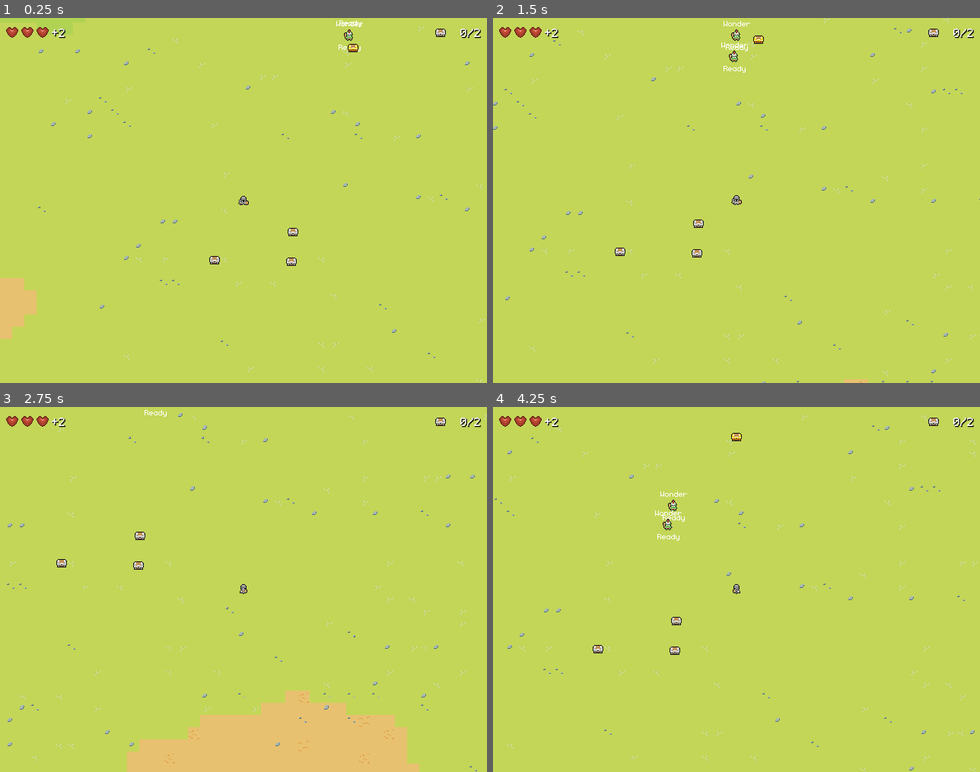
Above: before the commit, frames 1-4 (two rows, left to right).
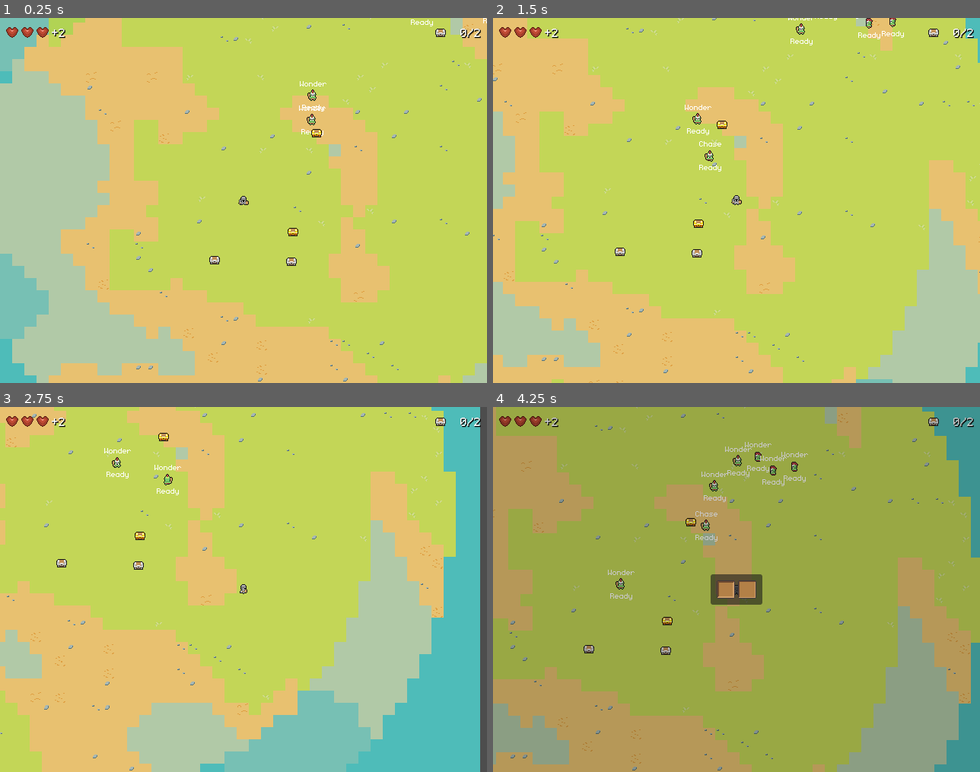
Above: after the commit, the same moments.

Repository: dmitriy-shmilo/GBIC23
Game: Godot game, scene res://main.tscn
The game is run twice, just before and just after one commit, with the same random seed, the same clock (stepped at 60 frames per second) and the same inputs.
Inputs:
- Up to frame 1 (0.25 s): no input
- Up to frame 2 (1.5 s): hold D (move_right) 0.53-1.28 s; tap Space (attack) at 0.6 s; hold S (move_down) from 1.28 s (still down); tap E (interact) at 1.35 s
- Up to frame 3 (2.75 s): release S (move_down) at 2.03 s; hold D (move_right) from 2.03 s (still down); tap Space (attack) at 2.1 s
- Up to frame 4 (4.25 s): release D (move_right) at 2.78 s; hold W (move_up) 2.78-3.53 s; tap E (interact) at 2.85 s; hold A (move_left) from 3.53 s (still down); tap Space (attack) at 3.6 s; tap Escape (pause, bound only after the commit) at 4.15 s

The runs differ from the first frame. In frame 1, 45% of the frame differs, in the area x 0-100%, y 0-100%; in frame 2, 37%; in frame 3, 51%; in frame 4, 100%.

Commit message:
Show inventory on pause.

Diff:
--- /dev/null
+++ b/gui/hud_item_cell.tres
@@ -0,0 +1,7 @@
+[gd_resource type="AtlasTexture" load_steps=2 format=3 uid="uid://bsx57e4g24q7w"]
+
+[ext_resource type="Texture2D" uid="uid://2u0ysnh8j1p4" path="res://assets/img/gui/gui.png" id="1_y7jwv"]
+
+[resource]
+atlas = ExtResource("1_y7jwv")
+region = Rect2(0, 32, 24, 24)
--- /dev/null
+++ b/gui/hud_item_cell_active.tres
@@ -0,0 +1,7 @@
+[gd_resource type="AtlasTexture" load_steps=2 format=3 uid="uid://kp50e3uhhnw0"]
+
+[ext_resource type="Texture2D" uid="uid://2u0ysnh8j1p4" path="res://assets/img/gui/gui.png" id="1_xktet"]
+
+[resource]
+atlas = ExtResource("1_xktet")
+region = Rect2(32, 32, 24, 24)
--- /dev/null
+++ b/gui/hud_item_cell_pressed.tres
@@ -0,0 +1,7 @@
+[gd_resource type="AtlasTexture" load_steps=2 format=3 uid="uid://dxhefkrqj5ut7"]
+
+[ext_resource type="Texture2D" uid="uid://2u0ysnh8j1p4" path="res://assets/img/gui/gui.png" id="1_h155y"]
+
+[resource]
+atlas = ExtResource("1_h155y")
+region = Rect2(64, 32, 24, 24)
--- /dev/null
+++ b/gui/inventory_cell.gd
@@ -0,0 +1,19 @@
+class_name InventoryCell
+extends Button
+
+@export var item: Item = null: set = _set_item
+
+@onready var _item_icon: TextureRect = $"ItemIcon"
+
+func _ready() -> void:
+	_set_item(item)
+
+
+func _set_item(value: Item) -> void:
+	item = value
+	if is_inside_tree():
+		_item_icon.texture = value.icon if value != null else null
+
+
+func _on_pressed() -> void:
+	print(1)
--- /dev/null
+++ b/gui/inventory_cell.tscn
@@ -0,0 +1,73 @@
+[gd_scene load_steps=11 format=3 uid="uid://n3qtcmjm1lqs"]
+
+[ext_resource type="Texture2D" uid="uid://bsx57e4g24q7w" path="res://gui/hud_item_cell.tres" id="1_b68mq"]
+[ext_resource type="Texture2D" uid="uid://btudcfnqkxpxv" path="res://assets/img/chests.png" id="2_2cgwp"]
+[ext_resource type="Script" path="res://gui/inventory_cell.gd" id="2_5o0f6"]
+[ext_resource type="Texture2D" uid="uid://kp50e3uhhnw0" path="res://gui/hud_item_cell_active.tres" id="2_o5fqq"]
+[ext_resource type="Texture2D" uid="uid://dxhefkrqj5ut7" path="res://gui/hud_item_cell_pressed.tres" id="3_iqjoh"]
+
+[sub_resource type="StyleBoxTexture" id="StyleBoxTexture_2kr6h"]
+content_margin_left = 0.0
+content_margin_top = 0.0
+content_margin_right = 0.0
+content_margin_bottom = 0.0
+texture = ExtResource("1_b68mq")
+texture_margin_left = 4.0
+texture_margin_top = 4.0
+texture_margin_right = 4.0
+texture_margin_bottom = 4.0
+
+[sub_resource type="StyleBoxTexture" id="StyleBoxTexture_k73ca"]
+texture = ExtResource("2_o5fqq")
+texture_margin_left = 5.0
+texture_margin_top = 5.0
+texture_margin_right = 5.0
+texture_margin_bottom = 5.0
+
+[sub_resource type="StyleBoxTexture" id="StyleBoxTexture_020yu"]
+texture = ExtResource("3_iqjoh")
+
+[sub_resource type="StyleBoxEmpty" id="StyleBoxEmpty_qrl2d"]
+
+[sub_resource type="AtlasTexture" id="AtlasTexture_ihr10"]
+atlas = ExtResource("2_2cgwp")
+region = Rect2(0, 0, 16, 16)
+
+[node name="Button" type="Button"]
+custom_minimum_size = Vector2(24, 24)
+anchors_preset = 8
+anchor_left = 0.5
+anchor_top = 0.5
+anchor_right = 0.5
+anchor_bottom = 0.5
+offset_left = -12.0
+offset_top = -12.0
+offset_right = 12.0
+offset_bottom = 12.0
+grow_horizontal = 2
+grow_vertical = 2
+theme_override_styles/normal = SubResource("StyleBoxTexture_2kr6h")
+theme_override_styles/hover = SubResource("StyleBoxTexture_k73ca")
+theme_override_styles/pressed = SubResource("StyleBoxTexture_020yu")
+theme_override_styles/disabled = SubResource("StyleBoxEmpty_qrl2d")
+theme_override_styles/focus = SubResource("StyleBoxTexture_k73ca")
+script = ExtResource("2_5o0f6")
+
+[node name="ItemIcon" type="TextureRect" parent="."]
+layout_mode = 1
+anchors_preset = 8
+anchor_left = 0.5
+anchor_top = 0.5
+anchor_right = 0.5
+anchor_bottom = 0.5
+offset_left = -8.0
+offset_top = -9.0
+offset_right = 8.0
+offset_bottom = 7.0
+grow_horizontal = 2
+grow_vertical = 2
+texture = SubResource("AtlasTexture_ihr10")
+expand_mode = 1
+stretch_mode = 2
+
+[connection signal="pressed" from="." to="." method="_on_pressed"]
--- /dev/null
+++ b/gui/pause.gd
@@ -0,0 +1,39 @@
+class_name PauseGui
+extends Control
+
+const INVENTORY_CELL_SCENE = preload("res://gui/inventory_cell.tscn")
+
+@export var inventory: InventoryComponent = null
+
+@onready var _inventory_grid: GridContainer = $"%InventoryGrid"
+
+func _ready() -> void:
+	visible = false
+	inventory.connect("changed", _on_inventory_changed)
+	_on_inventory_changed(inventory)
+
+
+func enter() -> void:
+	visible = true
+	get_tree().paused = true
+	_inventory_grid.get_child(0).call_deferred("grab_focus")
+
+
+func _unhandled_input(event: InputEvent) -> void:
+	if event.is_action_pressed("pause"):
+		visible = false
+		get_tree().paused = false
+		get_viewport().set_input_as_handled()
+
+
+func _on_inventory_changed(inventory: InventoryComponent) -> void:
+	var existing_count = _inventory_grid.get_child_count()
+	if existing_count < inventory.max_items:
+		for i in range(inventory.max_items - existing_count):
+			var cell = INVENTORY_CELL_SCENE.instantiate() as InventoryCell
+			_inventory_grid.add_child(cell)
+
+	for i in range(inventory.items.size()):
+		var item = inventory.items[i]
+		var cell = _inventory_grid.get_child(i)
+		cell.item = item
--- /dev/null
+++ b/gui/pause.tscn
@@ -0,0 +1,48 @@
+[gd_scene load_steps=2 format=3 uid="uid://bttlpvtcf3hnx"]
+
+[ext_resource type="Script" path="res://gui/pause.gd" id="1_jmxno"]
+
+[node name="Pause" type="Control"]
+process_mode = 2
+layout_mode = 3
+anchors_preset = 15
+anchor_right = 1.0
+anchor_bottom = 1.0
+grow_horizontal = 2
+grow_vertical = 2
+script = ExtResource("1_jmxno")
+
+[node name="ColorRect" type="ColorRect" parent="."]
+layout_mode = 1
+anchors_preset = 15
+anchor_right = 1.0
+anchor_bottom = 1.0
+grow_horizontal = 2
+grow_vertical = 2
+color = Color(0, 0, 0, 0.215686)
+
+[node name="Panel" type="PanelContainer" parent="."]
+layout_mode = 1
+anchors_preset = 8
+anchor_left = 0.5
+anchor_top = 0.5
+anchor_right = 0.5
+anchor_bottom = 0.5
+offset_left = -20.0
+offset_top = -20.0
+offset_right = 20.0
+offset_bottom = 20.0
+grow_horizontal = 2
+grow_vertical = 2
+
+[node name="MarginContainer" type="MarginContainer" parent="Panel"]
+layout_mode = 2
+theme_override_constants/margin_left = 8
+theme_override_constants/margin_top = 8
+theme_override_constants/margin_right = 8
+theme_override_constants/margin_bottom = 8
+
+[node name="InventoryGrid" type="GridContainer" parent="Panel/MarginContainer"]
+unique_name_in_owner = true
+layout_mode = 2
+columns = 8
--- a/main.gd
+++ b/main.gd
@@ -23,6 +23,7 @@
 const PLAYER_SCENE = preload("res://player/player.tscn")
 const ENEMY_SCENE = preload("res://enemy/enemy.tscn")
 
+@onready var _pause: PauseGui = $"GUI/Pause"
 @onready var _tilemap = $"TileMap"
 @onready var _objects = $"Objects"
 @onready var _player = $"Objects/Player"
@@ -30,7 +31,7 @@
 var _moisture = FastNoiseLite.new()
 var _altitude = FastNoiseLite.new()
 var _enemies = FastNoiseLite.new()
-var _radius = 128
+var _radius = 32
 
 func _ready() -> void:
 	_moisture.seed = randi()
@@ -41,6 +42,11 @@
 	_generate_terrain()
 	_place_loot()
 	_place_player()
+
+
+func _unhandled_input(event: InputEvent) -> void:
+	if event.is_action_pressed("pause"):
+		_pause.enter()
 
 
 func _place_player() -> void:
--- a/main.tscn
+++ b/main.tscn
@@ -1,10 +1,13 @@
-[gd_scene load_steps=6 format=3 uid="uid://b7j8u2vq5ha67"]
+[gd_scene load_steps=9 format=3 uid="uid://b7j8u2vq5ha67"]
 
 [ext_resource type="Script" path="res://main.gd" id="1_t5h54"]
 [ext_resource type="TileSet" uid="uid://cpam5jme5qfxi" path="res://map/tileset.tres" id="2_nl6uh"]
 [ext_resource type="PackedScene" uid="uid://btailb80t6j47" path="res://player/player.tscn" id="3_y7d5t"]
+[ext_resource type="PackedScene" uid="uid://bttlpvtcf3hnx" path="res://gui/pause.tscn" id="4_3g7bp"]
 [ext_resource type="PackedScene" uid="uid://cx6pihteqs2dx" path="res://map/pickup.tscn" id="5_3jfs2"]
 [ext_resource type="PackedScene" uid="uid://dcsij2ymvcr1x" path="res://gui/hud.tscn" id="5_q1vmy"]
+[ext_resource type="Resource" uid="uid://xqlubc3spyso" path="res://items/chest_rare.tres" id="7_grthw"]
+[ext_resource type="Resource" uid="uid://dqwnqahncd31d" path="res://items/chest_normal.tres" id="8_fcahy"]
 
 [node name="Main" type="Node2D"]
 script = ExtResource("1_t5h54")
@@ -13,10 +16,13 @@
 tile_set = ExtResource("2_nl6uh")
 format = 2
 
-[node name="CanvasLayer" type="CanvasLayer" parent="."]
+[node name="GUI" type="CanvasLayer" parent="."]
 
-[node name="HUD" parent="CanvasLayer" node_paths=PackedStringArray("vitals", "inventory") instance=ExtResource("5_q1vmy")]
+[node name="HUD" parent="GUI" node_paths=PackedStringArray("vitals", "inventory") instance=ExtResource("5_q1vmy")]
 vitals = NodePath("../../Objects/Player/VitalsComponent")
+inventory = NodePath("../../Objects/Player/InventoryComponent")
+
+[node name="Pause" parent="GUI" node_paths=PackedStringArray("inventory") instance=ExtResource("4_3g7bp")]
 inventory = NodePath("../../Objects/Player/InventoryComponent")
 
 [node name="Objects" type="Node2D" parent="."]
@@ -26,11 +32,14 @@
 
 [node name="Pickup" parent="Objects" instance=ExtResource("5_3jfs2")]
 position = Vector2(65, 34)
+item = ExtResource("7_grthw")
 
 [node name="Pickup2" parent="Objects" instance=ExtResource("5_3jfs2")]
 position = Vector2(-38, 71)
+item = ExtResource("8_fcahy")
 
 [node name="Pickup3" parent="Objects" instance=ExtResource("5_3jfs2")]
 position = Vector2(63, 73)
+item = ExtResource("8_fcahy")
 
 [editable path="Objects/Player"]
--- a/project.godot
+++ b/project.godot
@@ -90,6 +90,11 @@
 "events": [Object(InputEventKey,"resource_local_to_scene":false,"resource_name":"","device":-1,"window_id":0,"alt_pressed":false,"shift_pressed":false,"ctrl_pressed":false,"meta_pressed":false,"pressed":false,"keycode":69,"physical_keycode":0,"key_label":0,"unicode":101,"echo":false,"script":null)
 ]
 }
+pause={
+"deadzone": 0.5,
+"events": [Object(InputEventKey,"resource_local_to_scene":false,"resource_name":"","device":-1,"window_id":0,"alt_pressed":false,"shift_pressed":false,"ctrl_pressed":false,"meta_pressed":false,"pressed":false,"keycode":4194305,"physical_keycode":0,"key_label":0,"unicode":0,"echo":false,"script":null)
+]
+}
 
 [internationalization]
 
Binary file changed: assets/img/gui/gui.aseprite
Binary file changed: assets/img/gui/gui.png
